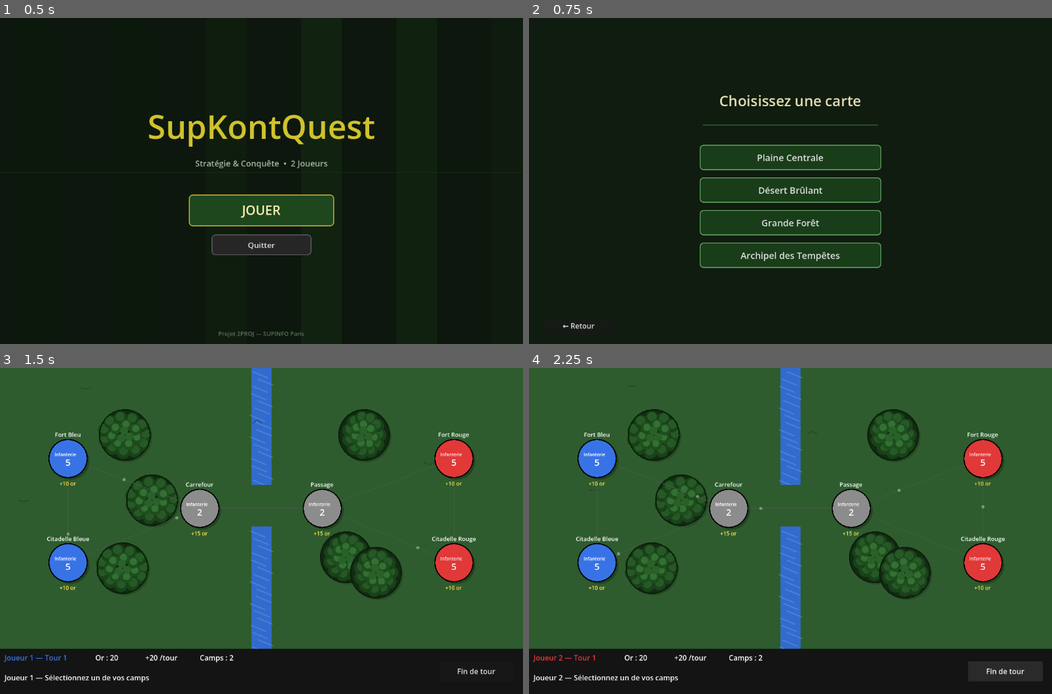
Above: before the commit, frames 1-4 (two rows, left to right).
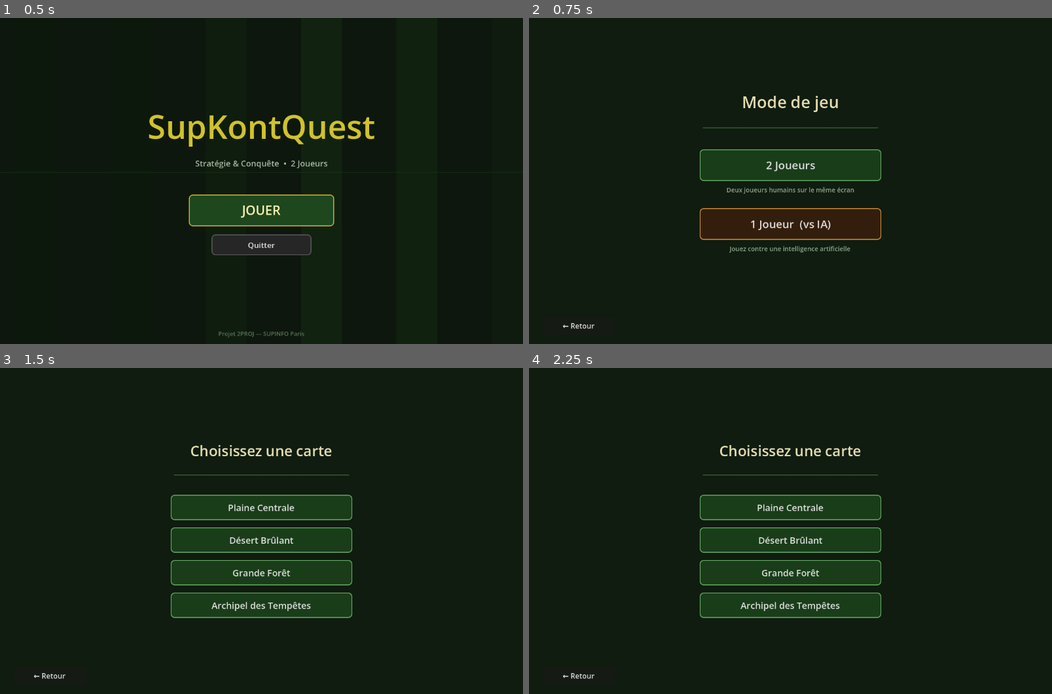
Above: after the commit, the same moments.

Repository: haninitz/2PROJ
Game: Godot game, scene res://scenes/Main.tscn
Same seed, same stepped clock (60 frames per second), same inputs: the game is played once before the commit and once after it.
Inputs (mouse positions are in pixels of both pictures, inside the frame that each line leads up to):
- Up to frame 1 (0.5 s): no input
- Up to frame 2 (0.75 s): click "JOUER" at 0.5 s
- Up to frame 3 (1.5 s): click (261, 514) at 1.25 s, where only the run after the commit has a clickable "2 Joueurs"
- Up to frame 4 (2.25 s): click "Fin de tour" at 2 s

Frame 1 is identical in both runs. In frame 2, 11% of the frame differs, in the area x 32-68%, y 23-77%; in frame 3, 85%; in frame 4, 85%, in the area x 0-100%, y 0-97%.

Commit message:
phase4 [Personne 3 - MAPS & INTERFACE] : sélection mode de jeu et difficulté IA
- Écran "Mode de jeu" : 2 Joueurs / 1 Joueur vs IA
- Écran "Difficulté" : Facile / Moyen / Difficile (avec descriptions)
- Signal mode_selected + variables ai_mode/ai_difficulty prêtes pour Personne 4

Co-Authored-By: Claude Sonnet 4.6 <noreply@anthropic.com>

Diff:
--- a/scripts/Main.gd
+++ b/scripts/Main.gd
@@ -19,7 +19,9 @@
 var bridge_h:   int   = 0
 var has_water:  bool  = false
 var land_zones: Array = []
-var map_chosen: bool  = false
+var map_chosen:    bool   = false
+var ai_mode:       bool   = false
+var ai_difficulty: String = ""
 
 @onready var ui = $UI
 
@@ -32,6 +34,11 @@
 	ui.end_turn_pressed.connect(_on_end_turn)
 	ui.recruit_pressed.connect(_on_recruit)
 	ui.map_selected.connect(_on_map_selected)
+	ui.mode_selected.connect(_on_mode_selected)
+
+func _on_mode_selected(is_ai: bool, difficulty: String) -> void:
+	ai_mode       = is_ai
+	ai_difficulty = difficulty
 
 func _on_map_selected(map_index: int) -> void:
 	ui.hide_map_screen()
--- a/scripts/UI.gd
+++ b/scripts/UI.gd
@@ -3,6 +3,7 @@
 signal end_turn_pressed
 signal recruit_pressed(unit_type: String)
 signal map_selected(map_index: int)
+signal mode_selected(is_ai: bool, difficulty: String)
 
 const WIN_W  = 1152
 const MAP_H  = 620
@@ -23,10 +24,12 @@
 var recruit_btns: Array = []
 
 # Écrans
-var map_screen:  Panel
-var main_menu:   Panel
-var title_label: Label
-var menu_beams:  Array = []
+var map_screen:        Panel
+var main_menu:         Panel
+var mode_screen:       Panel
+var difficulty_screen: Panel
+var title_label:       Label
+var menu_beams:        Array = []
 
 # Écran victoire/défaite
 var victory_screen:   Panel
@@ -40,6 +43,8 @@
 	_build_recruit_bar()
 	_build_map_screen()
 	_build_victory_screen()
+	_build_mode_screen()
+	_build_difficulty_screen()
 	_build_main_menu()
 
 # ── Animation du menu principal ──────────────────────────────────────────────
@@ -252,8 +257,8 @@
 	play_btn.add_theme_stylebox_override("hover",   ph)
 	play_btn.add_theme_stylebox_override("pressed", pp)
 	play_btn.pressed.connect(func():
-		main_menu.visible = false
-		map_screen.visible = true
+		main_menu.visible  = false
+		mode_screen.visible = true
 	)
 	main_menu.add_child(play_btn)
 
@@ -405,6 +410,169 @@
 	s.set_border_width_all(2)
 	s.set_corner_radius_all(8)
 	return s
+
+# ── Écran sélection du mode (1 joueur / 2 joueurs) ───────────────────────────
+func _build_mode_screen() -> void:
+	mode_screen = Panel.new()
+	mode_screen.position = Vector2(0, 0)
+	mode_screen.size = Vector2(WIN_W, 720)
+	mode_screen.visible = false
+	var bg = StyleBoxFlat.new()
+	bg.bg_color = Color(0.06, 0.11, 0.06)
+	mode_screen.add_theme_stylebox_override("panel", bg)
+	add_child(mode_screen)
+
+	var title = Label.new()
+	title.text = "Mode de jeu"
+	title.position = Vector2(0, 160)
+	title.size = Vector2(WIN_W, 60)
+	title.horizontal_alignment = HORIZONTAL_ALIGNMENT_CENTER
+	title.add_theme_font_size_override("font_size", 36)
+	title.modulate = Color(0.90, 0.87, 0.70)
+	mode_screen.add_child(title)
+
+	var sep = Label.new()
+	sep.text = "────────────────────────────────────────"
+	sep.position = Vector2(0, 230)
+	sep.size = Vector2(WIN_W, 24)
+	sep.horizontal_alignment = HORIZONTAL_ALIGNMENT_CENTER
+	sep.modulate = Color(0.35, 0.55, 0.35)
+	mode_screen.add_child(sep)
+
+	# Bouton 2 joueurs
+	var btn2 = Button.new()
+	btn2.text = "2 Joueurs"
+	btn2.position = Vector2(WIN_W / 2 - 200, 290)
+	btn2.size = Vector2(400, 70)
+	btn2.add_theme_font_size_override("font_size", 24)
+	var n2 = _make_btn_style(Color(0.10, 0.24, 0.10), Color(0.40, 0.65, 0.40))
+	var h2 = _make_btn_style(Color(0.16, 0.38, 0.16), Color(0.70, 0.90, 0.50))
+	btn2.add_theme_stylebox_override("normal", n2)
+	btn2.add_theme_stylebox_override("hover",  h2)
+	btn2.pressed.connect(func():
+		mode_screen.visible = false
+		map_screen.visible  = true
+		mode_selected.emit(false, "")
+	)
+	mode_screen.add_child(btn2)
+
+	var desc2 = Label.new()
+	desc2.text = "Deux joueurs humains sur le même écran"
+	desc2.position = Vector2(0, 370)
+	desc2.size = Vector2(WIN_W, 24)
+	desc2.horizontal_alignment = HORIZONTAL_ALIGNMENT_CENTER
+	desc2.add_theme_font_size_override("font_size", 14)
+	desc2.modulate = Color(0.55, 0.65, 0.55)
+	mode_screen.add_child(desc2)
+
+	# Bouton 1 joueur vs IA
+	var btn1 = Button.new()
+	btn1.text = "1 Joueur  (vs IA)"
+	btn1.position = Vector2(WIN_W / 2 - 200, 420)
+	btn1.size = Vector2(400, 70)
+	btn1.add_theme_font_size_override("font_size", 24)
+	var n1 = _make_btn_style(Color(0.20, 0.12, 0.05), Color(0.80, 0.55, 0.20))
+	var h1 = _make_btn_style(Color(0.34, 0.20, 0.06), Color(1.00, 0.75, 0.30))
+	btn1.add_theme_stylebox_override("normal", n1)
+	btn1.add_theme_stylebox_override("hover",  h1)
+	btn1.pressed.connect(func():
+		mode_screen.visible       = false
+		difficulty_screen.visible = true
+	)
+	mode_screen.add_child(btn1)
+
+	var desc1 = Label.new()
+	desc1.text = "Jouez contre une intelligence artificielle"
+	desc1.position = Vector2(0, 500)
+	desc1.size = Vector2(WIN_W, 24)
+	desc1.horizontal_alignment = HORIZONTAL_ALIGNMENT_CENTER
+	desc1.add_theme_font_size_override("font_size", 14)
+	desc1.modulate = Color(0.55, 0.65, 0.55)
+	mode_screen.add_child(desc1)
+
+	var back_btn = Button.new()
+	back_btn.text = "← Retour"
+	back_btn.position = Vector2(30, 660)
+	back_btn.size = Vector2(160, 40)
+	back_btn.add_theme_font_size_override("font_size", 16)
+	back_btn.pressed.connect(func():
+		mode_screen.visible = false
+		main_menu.visible   = true
+	)
+	mode_screen.add_child(back_btn)
+
+# ── Écran sélection de la difficulté IA ──────────────────────────────────────
+func _build_difficulty_screen() -> void:
+	difficulty_screen = Panel.new()
+	difficulty_screen.position = Vector2(0, 0)
+	difficulty_screen.size = Vector2(WIN_W, 720)
+	difficulty_screen.visible = false
+	var bg = StyleBoxFlat.new()
+	bg.bg_color = Color(0.06, 0.08, 0.12)
+	difficulty_screen.add_theme_stylebox_override("panel", bg)
+	add_child(difficulty_screen)
+
+	var title = Label.new()
+	title.text = "Difficulté de l'IA"
+	title.position = Vector2(0, 160)
+	title.size = Vector2(WIN_W, 60)
+	title.horizontal_alignment = HORIZONTAL_ALIGNMENT_CENTER
+	title.add_theme_font_size_override("font_size", 36)
+	title.modulate = Color(0.70, 0.87, 1.00)
+	difficulty_screen.add_child(title)
+
+	var sep = Label.new()
+	sep.text = "────────────────────────────────────────"
+	sep.position = Vector2(0, 230)
+	sep.size = Vector2(WIN_W, 24)
+	sep.horizontal_alignment = HORIZONTAL_ALIGNMENT_CENTER
+	sep.modulate = Color(0.30, 0.45, 0.65)
+	difficulty_screen.add_child(sep)
+
+	var levels = [
+		{"label": "Facile",   "key": "easy",   "desc": "L'IA attaque rarement et recrute peu",          "col_n": Color(0.08, 0.22, 0.08), "col_h": Color(0.14, 0.36, 0.14), "border_n": Color(0.35, 0.70, 0.35), "border_h": Color(0.55, 0.90, 0.55)},
+		{"label": "Moyen",    "key": "medium", "desc": "L'IA gère ses troupes et sait attaquer",        "col_n": Color(0.18, 0.14, 0.04), "col_h": Color(0.30, 0.22, 0.06), "border_n": Color(0.80, 0.65, 0.20), "border_h": Color(1.00, 0.85, 0.30)},
+		{"label": "Difficile","key": "hard",   "desc": "L'IA est agressive et optimise ses revenus",    "col_n": Color(0.22, 0.06, 0.06), "col_h": Color(0.36, 0.10, 0.10), "border_n": Color(0.80, 0.25, 0.25), "border_h": Color(1.00, 0.35, 0.35)},
+	]
+
+	for i in range(levels.size()):
+		var lvl = levels[i]
+		var btn = Button.new()
+		btn.text = lvl["label"]
+		btn.position = Vector2(WIN_W / 2 - 200, 280 + i * 110)
+		btn.size = Vector2(400, 70)
+		btn.add_theme_font_size_override("font_size", 26)
+		var bn = _make_btn_style(lvl["col_n"], lvl["border_n"])
+		var bh = _make_btn_style(lvl["col_h"], lvl["border_h"])
+		btn.add_theme_stylebox_override("normal", bn)
+		btn.add_theme_stylebox_override("hover",  bh)
+		var key = lvl["key"]
+		btn.pressed.connect(func():
+			difficulty_screen.visible = false
+			map_screen.visible        = true
+			mode_selected.emit(true, key)
+		)
+		difficulty_screen.add_child(btn)
+
+		var desc = Label.new()
+		desc.text = lvl["desc"]
+		desc.position = Vector2(0, 358 + i * 110)
+		desc.size = Vector2(WIN_W, 22)
+		desc.horizontal_alignment = HORIZONTAL_ALIGNMENT_CENTER
+		desc.add_theme_font_size_override("font_size", 13)
+		desc.modulate = Color(0.55, 0.65, 0.75)
+		difficulty_screen.add_child(desc)
+
+	var back_btn = Button.new()
+	back_btn.text = "← Retour"
+	back_btn.position = Vector2(30, 660)
+	back_btn.size = Vector2(160, 40)
+	back_btn.add_theme_font_size_override("font_size", 16)
+	back_btn.pressed.connect(func():
+		difficulty_screen.visible = false
+		mode_screen.visible       = true
+	)
+	difficulty_screen.add_child(back_btn)
 
 # ── Méthodes appelées par Main.gd ────────────────────────────────────────────
 func hide_map_screen() -> void:
